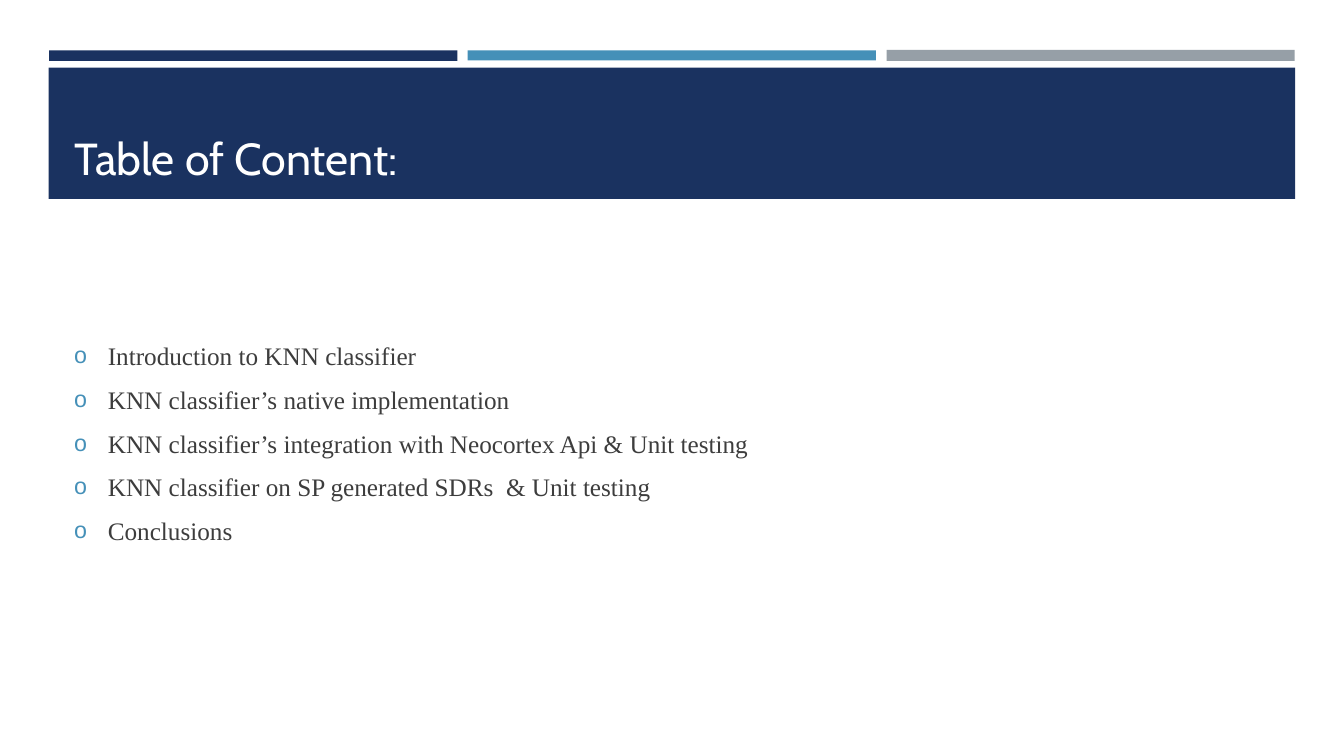
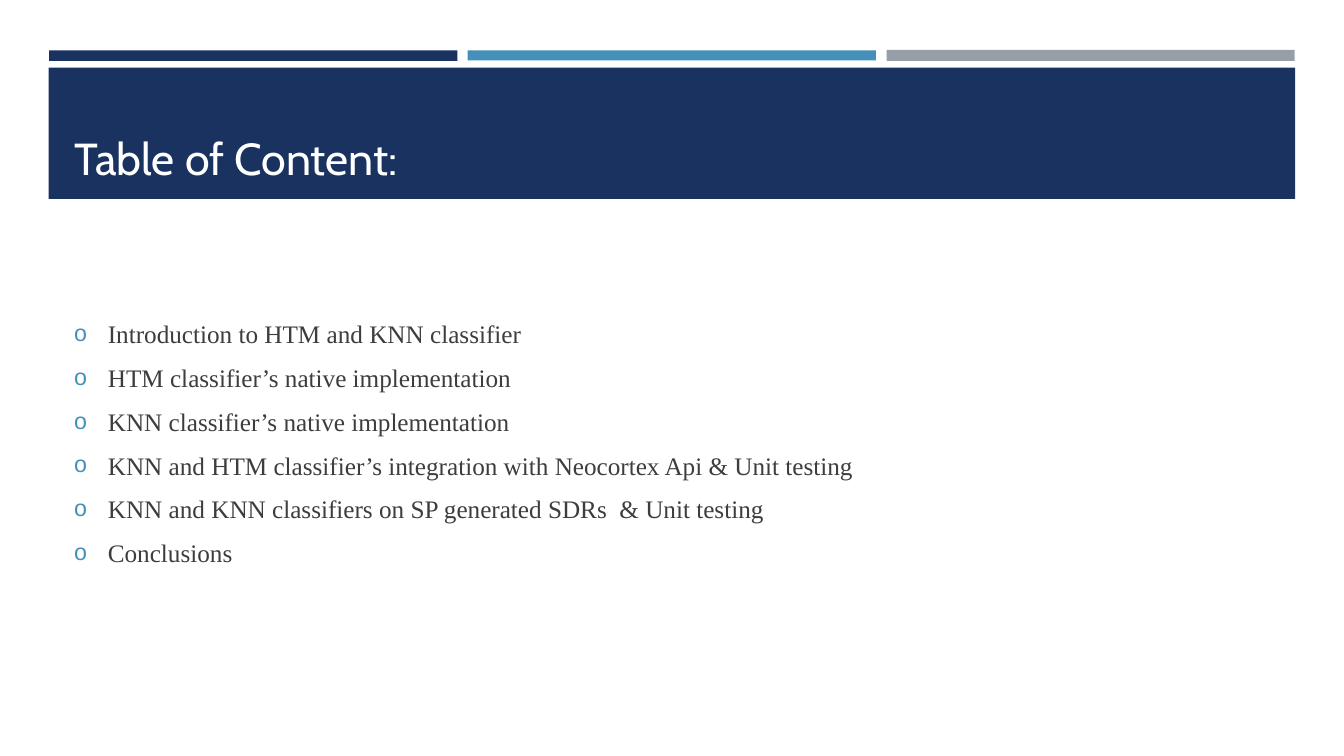
Before and after one commit to Abwahab55/neocortexapi-AppHorozon, a slide deck: slide 2 of source/MySEProject/Documentation/PPT_ML 2425-01 Investigate Image Reconstruction by Using Classifiers.pptx. Drawn at 1344x756 pixels with LibreOffice and Linux fonts; fonts in the diff are those of the drawing. Boxes give left, top, right and bottom in pixels: in the first picture for what was removed or moved away, otherwise in the second. Text is boxed around its words. In the diff, an @@ line names an element or a change of style, - is before the commit and + after.

Commit message:
update ppt

```diff
--- a/source/MySEProject/Documentation/PPT_ML 2425-01 Investigate Image Reconstruction by Using Classifiers.pptx
+++ b/source/MySEProject/Documentation/PPT_ML 2425-01 Investigate Image Reconstruction by Using Classifiers.pptx
@@ text at <box>108,325,521,393</box>: text changed @@
-o Introduction to KNN classifier
+o Introduction to HTM and KNN classifier
+o HTM classifier’s native implementation
@@ text at <box>108,457,852,524</box>: text changed @@
-o KNN classifier’s integration with Neocortex Api & Unit testing
-o KNN classifier on SP generated SDRs & Unit testing
+o KNN and HTM classifier’s integration with Neocortex Api & Unit testing
+o KNN and KNN classifiers on SP generated SDRs & Unit testing
```
Also in this commit, not shown: 1 other slide changed.
